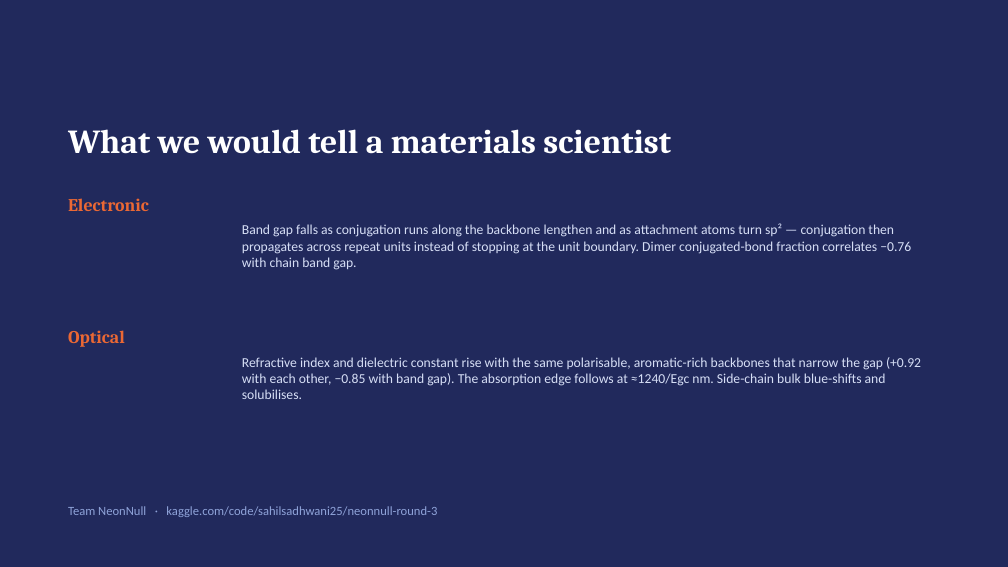
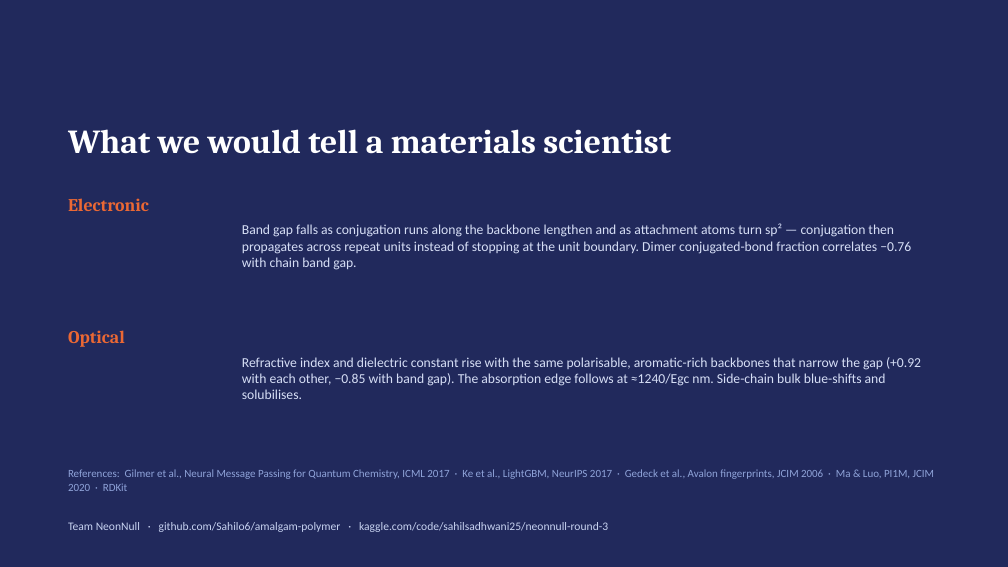
Before and after one commit to Sahilo6/amalgam-polymer, a slide deck: slide 12 of deck/NeonNull_Amalgam_Finale.pptx. Drawn at 1008x567 pixels with LibreOffice and Linux fonts; fonts in the diff are those of the drawing. Boxes give left, top, right and bottom in pixels: in the first picture for what was removed or moved away, otherwise in the second. Text is boxed around its words. In the diff, an @@ line names an element or a change of style, - is before the commit and + after.

```diff
--- a/deck/NeonNull_Amalgam_Finale.pptx
+++ b/deck/NeonNull_Amalgam_Finale.pptx
@@ text added at (68,469,934,491), 10.5 pt, text #8FA3D9 @@
+References: Gilmer et al., Neural Message Passing for Quantum Chemistry, ICML 2017 · Ke et al., LightGBM, NeurIPS 2017 · Gedeck et al., Avalon fingerprints, JCIM 2006 · Ma & Luo, PI1M, JCIM 2020 · RDKit
@@ text at (68,522,608,532): text changed; size 12 to 11 pt; text colour #8FA3D9 to #C7D2F0 @@
-Team NeonNull · kaggle.com/code/sahilsadhwani25/neonnull-round-3
+Team NeonNull · github.com/Sahilo6/amalgam-polymer · kaggle.com/code/sahilsadhwani25/neonnull-round-3
```
Also in this commit, not shown: 4 other slides changed, 12 other files.
